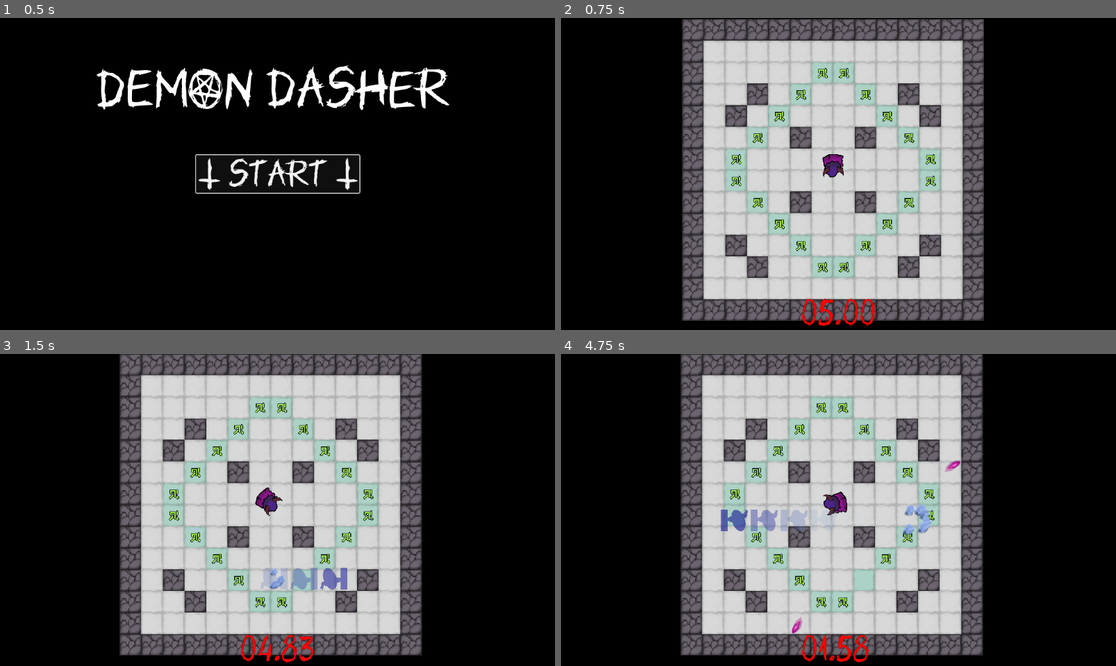
Above: before the commit, frames 1-4 (two rows, left to right).
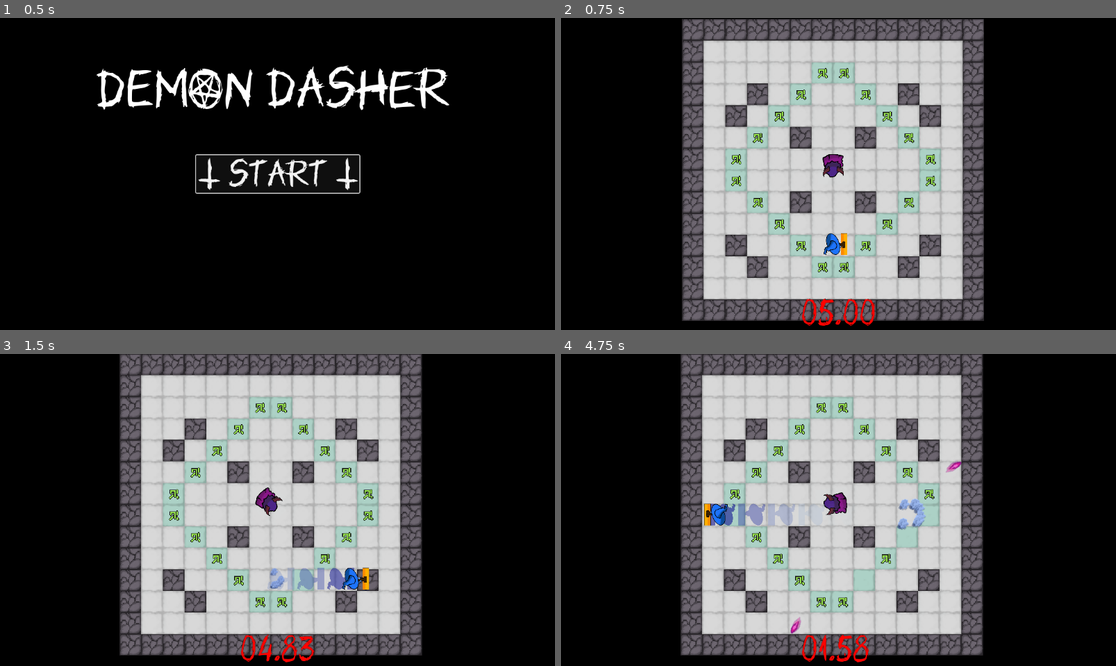
Above: after the commit, the same moments.

Repository: OwlyCode/LD55
Game: Godot game, scene res://Menu.tscn
Two runs of this game, one before a commit and one after it. Both use one fixed random seed, a clock stepped at 60 frames per second and the inputs below.
Inputs:
- Up to frame 1 (0.5 s): no input
- Up to frame 2 (0.75 s): click "T Start T" at 0.5 s
- Up to frame 3 (1.5 s): tap Enter at 1.25 s; hold D (right) from 1.28 s (still down); hold Space (dash) from 1.28 s (still down)
- Up to frame 4 (4.75 s): release D (right) at 2.03 s; release Space (dash) at 2.03 s; hold S (down) 2.03-2.78 s; tap Space (dash) at 2.1, 3.6 s; hold D (right) 2.78-3.53 s; hold Space (dash) 2.78-3.53 s; hold W (up) 3.53-4.28 s; hold A (left) from 4.28 s (still down); hold Space (dash) from 4.28 s (still down)

Frame 1 is identical in both runs. In frame 2, 0.2% of the frame differs, in the area x 47-52%, y 68-76%; in frame 3, 0.8%; in frame 4, 1.7%, in the area x 25-73%, y 34-90%.

Commit message:
Coffee

Diff:
--- a/GameController.gd
+++ b/GameController.gd
@@ -28,8 +28,11 @@
 		if tilemap.won:
 			if victory_screen.visible == false:
 				trigger_victory()
+			%VictoryButton.grab_focus();
 
 		elif tilemap.lost:
+			%DefeatButton.grab_focus();
+
 			if defeat_triggered == false:
 				defeat_triggered = true
 				if tilemap.lost_reason == "time_out":
--- a/game.tscn
+++ b/game.tscn
@@ -261,8 +261,6 @@
 [node name="Hero" type="CharacterBody2D" parent="." groups=["hero"]]
 z_index = 5
 position = Vector2(10, 0)
-rotation = 12.5664
-scale = Vector2(1e-05, 1e-05)
 motion_mode = 1
 wall_min_slide_angle = 1.5708
 safe_margin = 1.0
--- a/levels/level_02.tscn
+++ b/levels/level_02.tscn
@@ -14,7 +14,7 @@
 layer_0/name = "Ground"
 layer_0/tile_data = PackedInt32Array(327686, 393218, 1, 393223, 393218, 3, 393224, 393218, 3, 458760, 393218, 3, 393222 …(3683 unchanged characters)…
 layer_1/name = "Paint"
-layer_1/tile_data = PackedInt32Array(1048593, 131072, 0, 983 …(243 unchanged characters)…  0, 524304, 131072, 0, 458768, 131072, 0, 720908, 262146, 3, 720909, 262146, 3)
+layer_1/tile_data = PackedInt32Array(1048593, 131072, 0, 983 …(243 unchanged characters)…  0, 524304, 131072, 0, 458768, 131072, 0)
 script = ExtResource("2_mxr87")
 
 [node name="Spawn" type="Node2D" parent="."]
